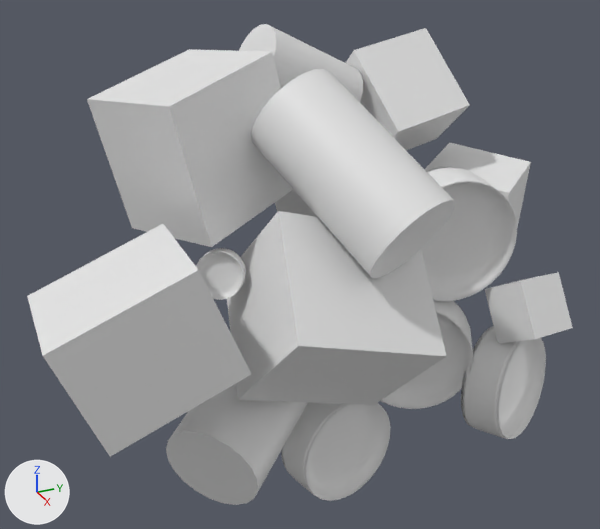
Before and after pictures for a commit that changed the glTF model www/assets/shapes.glb.
Rendered twice from a 50 mm lens placed at (1.6, -1.25, 1.41), pointed at (-0.94, -0.11, 0.14). Arrows for +X, +Y and +Z are at lower left; the lights stay in place. Where no turn or scale is listed for an object, it has been applied to the vertices. Vertices at the same position are counted once.
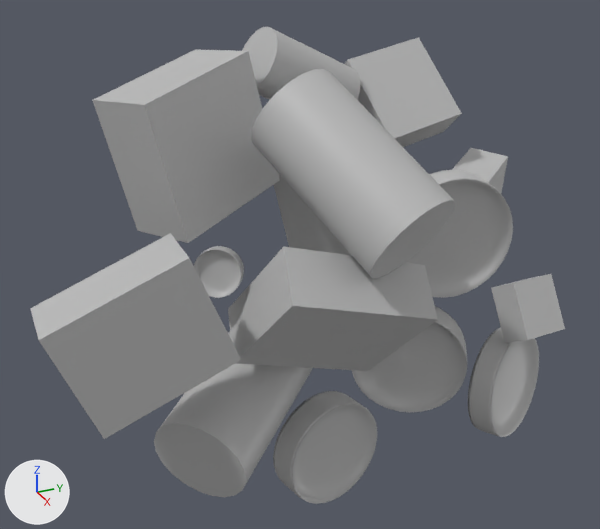
Where the newer file only moved an object's origin or applied its transform, the numbers keep the older frame.

Boxes [x1, y1, x2, y2] around the edits, measured in the pictures (600 x 529 px):
'cube1', recoloured, reshaped (36% shorter): before [227, 211, 446, 405]; after [228, 247, 438, 371]
'cube2', recoloured, reshaped (white to grey, 12% shorter): before [27, 224, 251, 457]; after [30, 233, 241, 439]
'cube3', recoloured, reshaped (9% narrower): before [87, 49, 293, 247]; after [92, 50, 280, 243]
'cylinder6', recoloured (white to grey): [251, 69, 456, 278] in both
'cylinder3', recoloured, mesh moved: before [166, 384, 308, 505]; after [154, 331, 312, 497]
'petriDish3', recoloured, reshaped: before [281, 402, 390, 501]; after [273, 391, 377, 504]
'cube4', recoloured, reshaped (10% shorter): before [346, 28, 470, 150]; after [345, 37, 462, 147]
'petriDish4', recoloured (white to grey): [406, 167, 517, 301] in both
'petriDish2', recoloured, reshaped: before [381, 300, 473, 409]; after [352, 306, 468, 412]
'petriDish1', recoloured, reshaped (16% narrower): before [461, 326, 546, 439]; after [468, 327, 539, 437]
'cube5', recoloured, reshaped (16% narrower): before [485, 272, 573, 343]; after [491, 274, 565, 343]
'cylinder5', recoloured: [239, 24, 363, 102] in both
'cube6', recoloured, reshaped (white to grey): before [424, 142, 531, 228]; after [452, 148, 508, 194]
'cube7', recoloured: [274, 173, 351, 255] in both
'cylinder4', recoloured: [194, 246, 246, 300] in both

What changed in the scene script:
```text
Change mat_lambert2:
    mat_lambert2.base_color: (0.8, 0.8, 0.8) -> (0.5, 0.5, 0.5)  # white #e7e7e7 -> grey #bcbcbc
Change me_cube1:
    where me_cube1.from_pydata(...)  # 8 vertices, 12 faces; spans x -0.327..0.327, y -0.35..0.35, z -0.383..0.383
    me_cube1 part 1
    add for i in [1, 3, 5, 7]: me_cube1.vertices[i].co += Vector((-0.101, 0.026, 0.078))
    add for i in [0, 2, 4, 6]: me_cube1.vertices[i].co += Vector((0.101, -0.026, -0.078))
Change me_cube2:
    where me_cube2.from_pydata(...)  # 8 vertices, 12 faces; spans x -0.218..0.218, y -0.3..0.3, z -0.276..0.276
    me_cube2 part 2
    add for i in [1, 3, 5, 7]: me_cube2.vertices[i].co += Vector((-0.096, 0.003, -0.003))
    add for i in [0, 2, 4, 6]: me_cube2.vertices[i].co += Vector((0.096, -0.003, 0.003))
Change me_cube3:
    where me_cube3.from_pydata(...)  # 8 vertices, 12 faces; spans x -0.289..0.289, y -0.35..0.35, z -0.305..0.305
    me_cube3 part 3
    add for i in [1, 3, 5, 7]: me_cube3.vertices[i].co += Vector((-0.081, -0.054, -0.007))
    add for i in [0, 2, 4, 6]: me_cube3.vertices[i].co += Vector((0.051, 0.008, 0.007))
Change me_cube4:
    where me_cube4.from_pydata(...)  # 8 vertices, 12 faces; spans x -0.247..0.247, y -0.208..0.208, z -0.254..0.254
    me_cube4 part 4
    add for i in [*range(2, 6)]: me_cube4.vertices[i].co += Vector((-0.049, 0.0, -0.044))
    add for i in [0, 1, 6, 7]: me_cube4.vertices[i].co += Vector((0.049, 0.0, 0.044))
Change me_cube5:
    where me_cube5.from_pydata(...)  # 8 vertices, 12 faces; spans x -0.151..0.151, y -0.112..0.112, z -0.147..0.147
    me_cube5 part 5
    add for i in [0, 2, 4, 6]: me_cube5.vertices[i].co += Vector((-0.033, -0.005, -0.019))
    add for i in [1, 3, 5, 7]: me_cube5.vertices[i].co += Vector((0.033, 0.005, 0.019))
Change me_cube6:
    where me_cube6.from_pydata(...)  # 8 vertices, 12 faces; spans x -0.253..0.253, y -0.234..0.234, z -0.192..0.192
    me_cube6 part 6
    add for i in [*range(2, 6)]: me_cube6.vertices[i].co += Vector((-0.074, -0.058, 0.009))
    add for i in [0, 1, 6, 7]: me_cube6.vertices[i].co += Vector((0.074, 0.058, -0.009))
Change me_petridish2:
    where me_petridish2.from_pydata(...)  # 354 vertices, 704 faces; spans x -0.196..0.196, y -0.241..0.241, z -0.236..0.236
    me_petridish2 part 7: the whole mesh is multiplied about its middle by the matrix ((0.787, 0.108, 0.011), (0.108, 0.893, -0.007), (0.011, -0.007, 0.96)), then moved by (0.001, -0.01, -0.04)
Change me_petridish3:
    where me_petridish3.from_pydata(...)  # 354 vertices, 704 faces; spans x -0.124..0.124, y -0.223..0.223, z -0.215..0.215
    me_petridish3 part 8: the whole mesh is multiplied about its middle by the matrix ((0.798, -0.046, -0.004), (-0.046, 0.99, -0.001), (-0.004, -0.001, 1.0)), then moved by (-0.015, -0.037, -0.025)
Change me_petridish1:
    where me_petridish1.from_pydata(...)  # 354 vertices, 704 faces; spans x -0.167..0.167, y -0.224..0.224, z -0.218..0.218
    me_petridish1 part 9: the whole mesh is multiplied about its middle by the matrix ((0.708, -0.148, -0.028), (-0.148, 0.925, -0.014), (-0.028, -0.014, 0.997))
Change me_cylinder3:
    where me_cylinder3.from_pydata(...)  # 42 vertices, 80 faces; spans x -0.33..0.33, y -0.341..0.341, z -0.238..0.238
    me_cylinder3 part 10: the whole mesh is moved by (-0.028, -0.033, 0.024)
```
